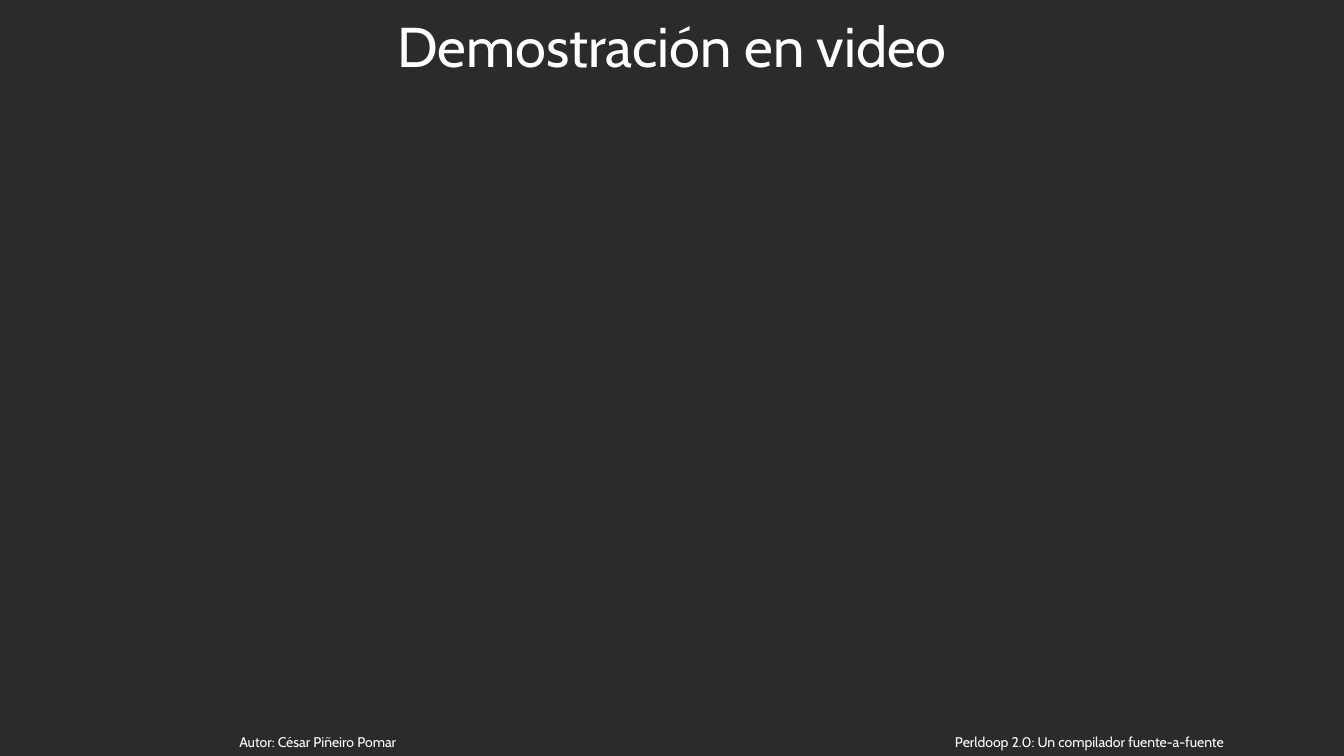
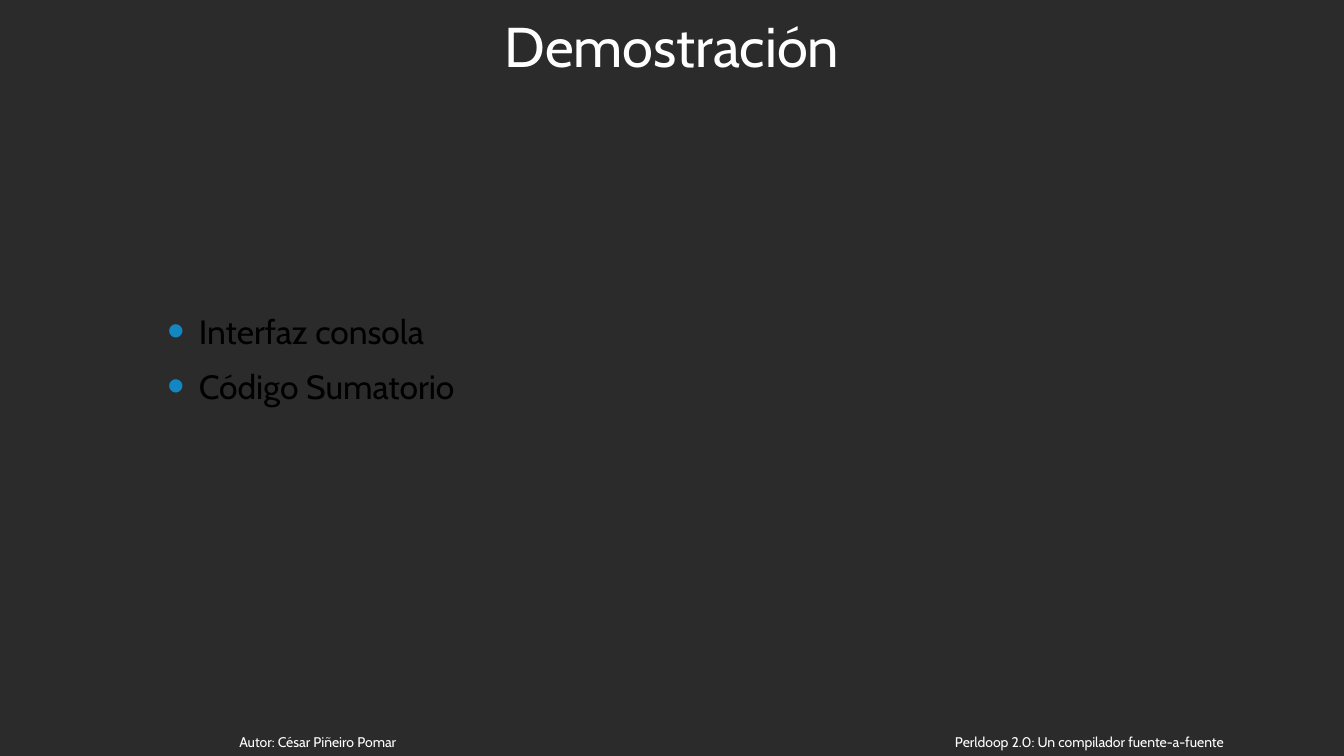
Before and after one commit to cesarpomar/Perldoop2-tfg, a slide deck: slide 17 of doc/Presentacion.pptx (slide 11 before the commit). Drawn at 1344x756 pixels with LibreOffice and Linux fonts; fonts in the diff are those of the drawing; background and template pictures are left out; a plain dark background stands for a picture behind light text. Boxes give left, top, right and bottom in pixels: in the first picture for what was removed or moved away, otherwise in the second. Text is boxed around its words. In the diff, an @@ line names an element or a change of style, - is before the commit and + after.

```diff
--- a/doc/Presentacion.pptx
+++ b/doc/Presentacion.pptx
@@ title at bbox=[505, 26, 840, 68]: text changed @@
-Demostración en video
+Demostración
@@ text added at bbox=[199, 319, 454, 407], 24 pt, text #000000 @@
+• Interfaz consola
+• Código Sumatorio
```
Also in this commit, not shown: 6 other slides changed, 17 slides added, 2 other files.
